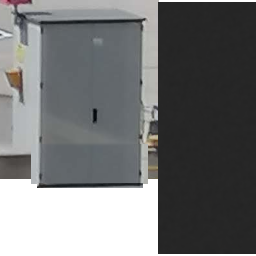
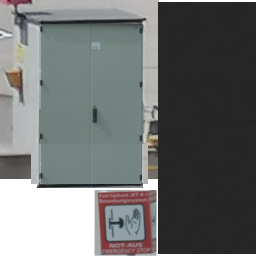
The second 256px x 256px image is a revision of the first. Changes to its layers:
added layer "X" above "Background" over 39, 24, 157, 256
